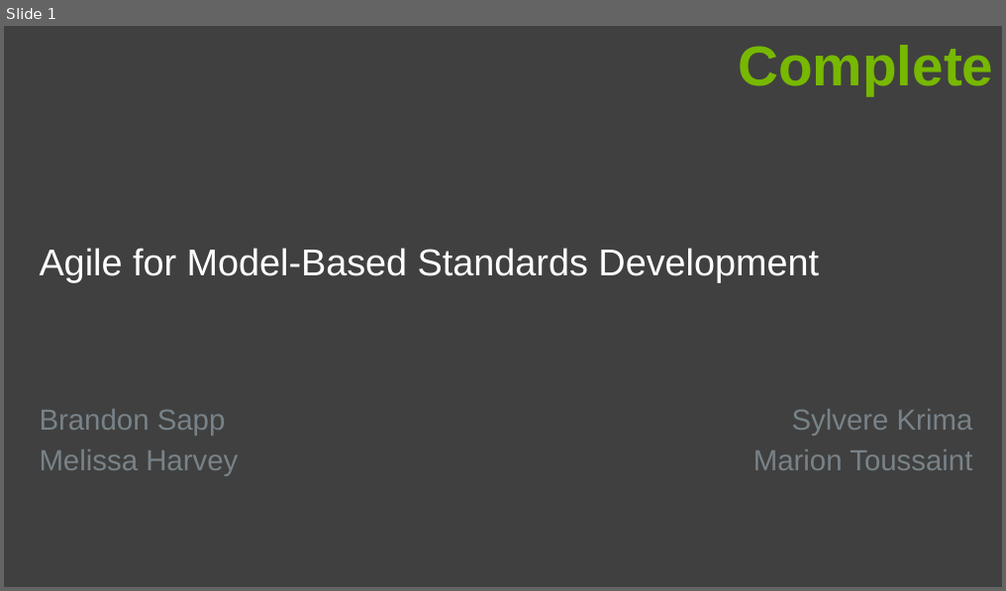
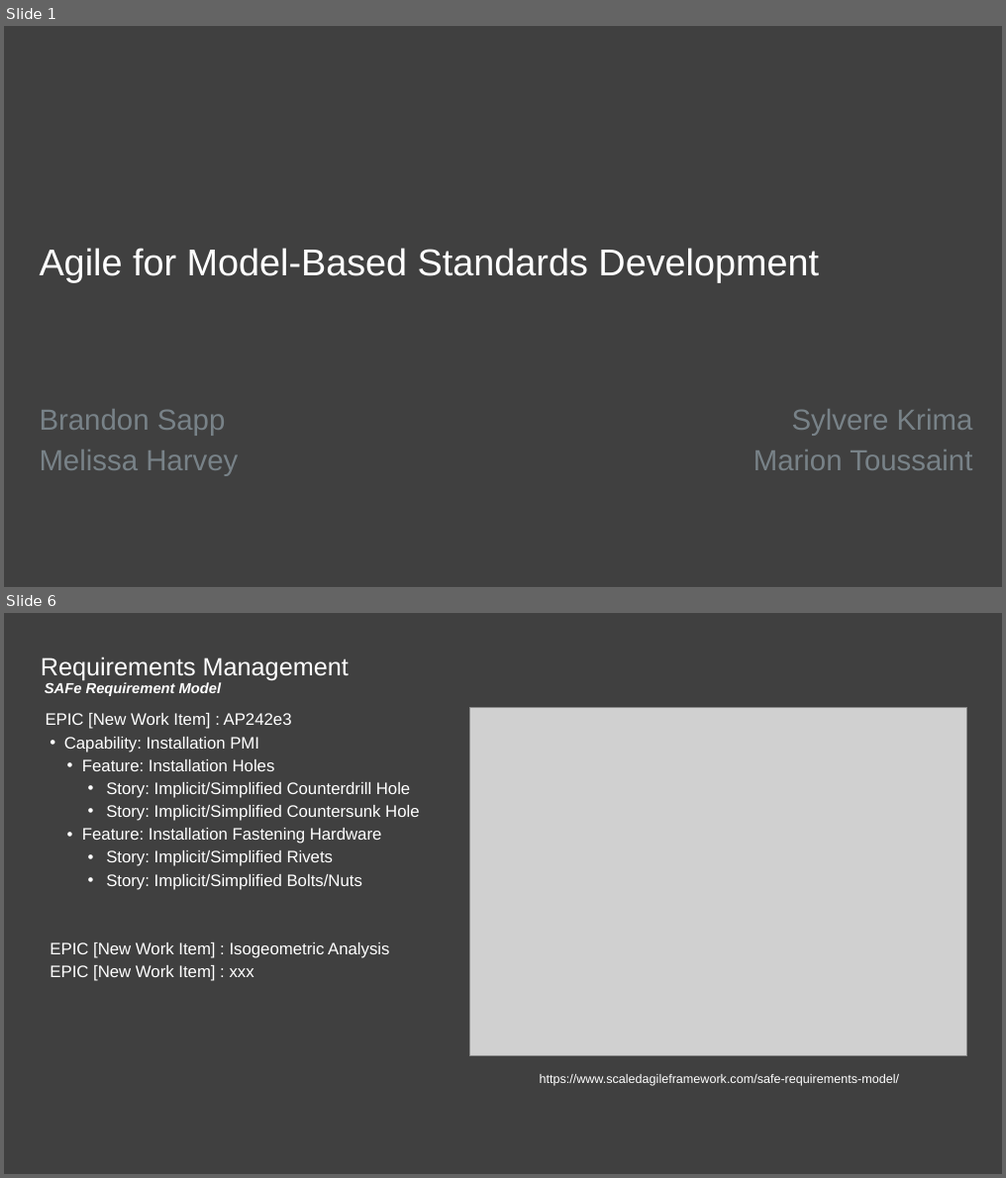
Before and after one commit to agile4mbsd/papers, a slide deck: 01 - Agile for Model-Based Standards Development/D - Presentations/PDES.Presentation.pptx. Shown one above the other, each under a label of ours: slide 1 before the commit, slides 1 and 6 after it; the slides between them are not shown. The pictures are 1006x591 and 1006x1178 pixels, drawn with LibreOffice and Linux fonts; fonts in the diff are those of the drawing; grey boxes stand for pictures; background and template pictures are left out. Boxes give left, top, right and bottom in pixels: in the first picture for what was removed or moved away, otherwise in the second. Text is boxed around its words. In the diff, an @@ line names an element or a change of style, - is before the commit and + after.

```diff
--- a/01 - Agile for Model-Based Standards Development/D - Presentations/PDES.Presentation.pptx
+++ b/01 - Agile for Model-Based Standards Development/D - Presentations/PDES.Presentation.pptx
@@ slide 6 added at (x1=4, y1=613, x2=1002, y2=1174), background #404040 @@
@@ title added at (x1=41, y1=657, x2=349, y2=681), 24 pt, text #FFFFFF @@
+Requirements Management
@@ text added at (x1=45, y1=682, x2=222, y2=696), 14 pt, text #FFFFFF, bold, italic @@
+  SAFe Requirement Model
@@ text added at (x1=46, y1=713, x2=419, y2=981), 16 pt, text #FFFFFF @@
+  EPIC [New Work Item] : AP242e3
+  • Capability: Installation PMI
+    • Feature: Installation Holes
+      • Story: Implicit/Simplified Counterdrill Hole
+      • Story: Implicit/Simplified Countersunk Hole
+    • Feature: Installation Fastening Hardware
+      • Story: Implicit/Simplified Rivets
+      • Story: Implicit/Simplified Bolts/Nuts
+  EPIC [New Work Item] : Isogeometric Analysis
+  EPIC [New Work Item] : xxx
@@ picture added at (x1=470, y1=707, x2=966, y2=1057) @@
@@ text added at (x1=540, y1=1074, x2=899, y2=1086), 12 pt, text #FFFFFF @@
+https://www.scaledagileframework.com/safe-requirements-model/
@@ slide 1 changed as well @@
@@ text removed at (x1=738, y1=45, x2=993, y2=95) @@
-Complete
```
Also in this commit, not shown: 3 other slides changed, 6 other slides added, 7 slides removed.
